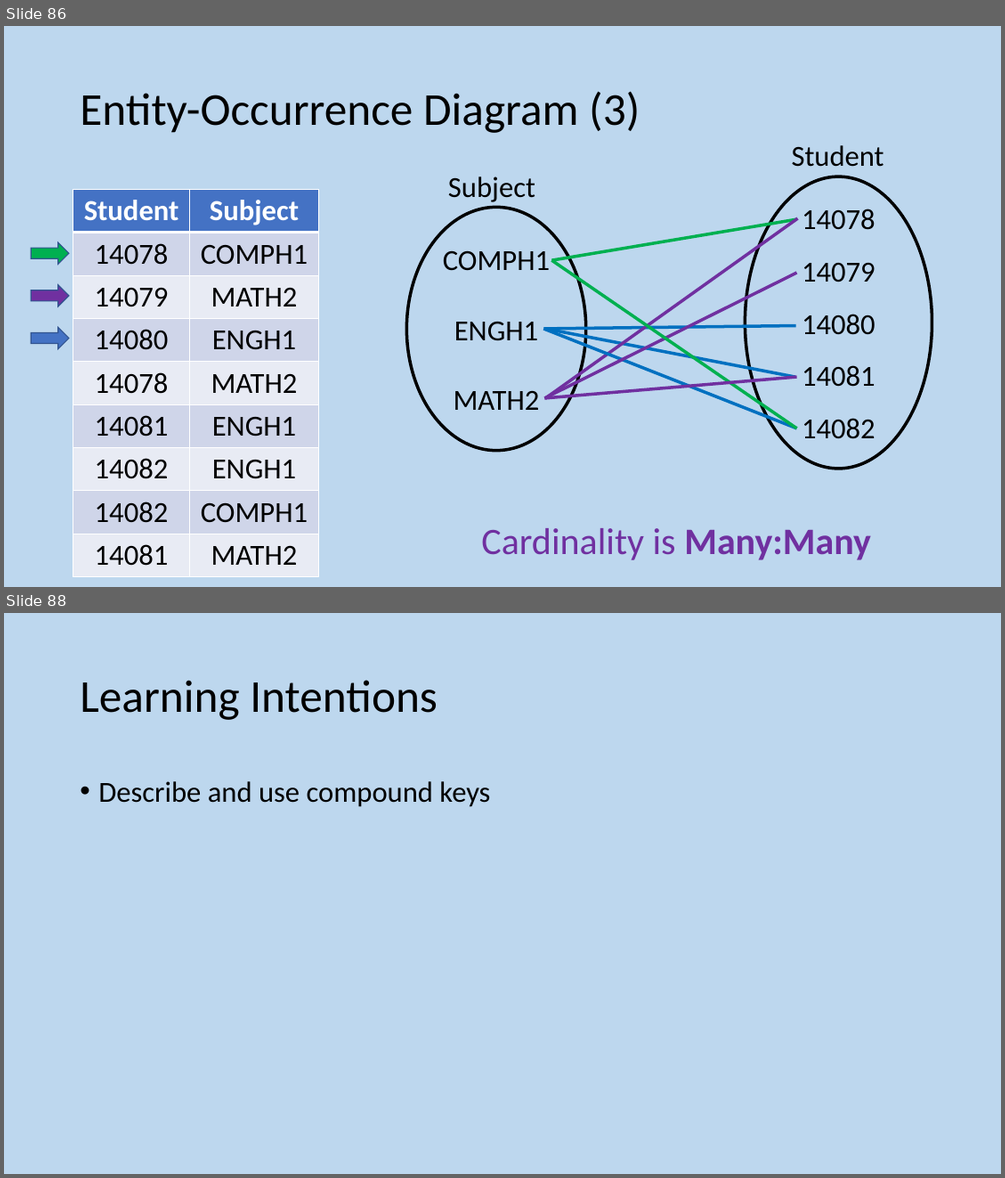
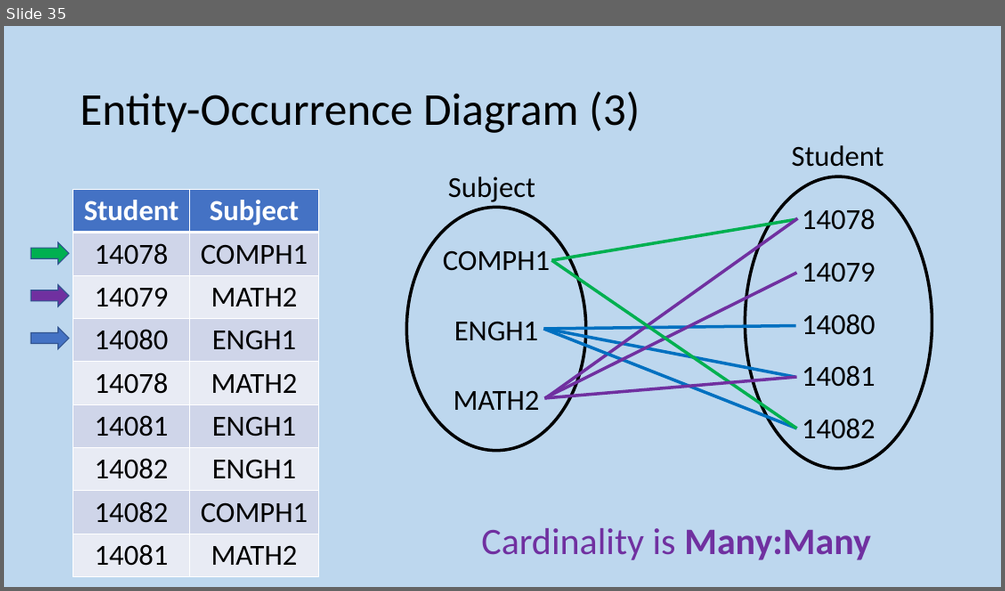
Before and after one commit to MrFriendCS/MrFriendCS.github.io, a slide deck: ah-cs/ddd/AH CS DDD Slides.pptx. Shown one above the other, each under a label of ours: slides 86 and 88 before the commit, slide 35 after it; the slides between them are not shown. The pictures are 1005x1178 and 1005x591 pixels, drawn with LibreOffice and Linux fonts; fonts in the diff are those of the drawing. Boxes give left, top, right and bottom in pixels: in the first picture for what was removed or moved away, otherwise in the second. Text is boxed around its words. In the diff, an @@ line names an element or a change of style, - is before the commit and + after.

```diff
--- a/ah-cs/ddd/AH CS DDD Slides.pptx
+++ b/ah-cs/ddd/AH CS DDD Slides.pptx
@@ slide 88 removed at [4, 613, 1001, 1174], background #BDD7EE @@
@@ title removed at [80, 680, 437, 720] @@
-Learning Intentions
@@ text removed at [98, 781, 490, 807] @@
-• Describe and use compound keys
@@ what was slide 86 is now slide 35 @@
```
Also in this commit, not shown: 15 slides changed, 74 other slides removed, 1 other file.
